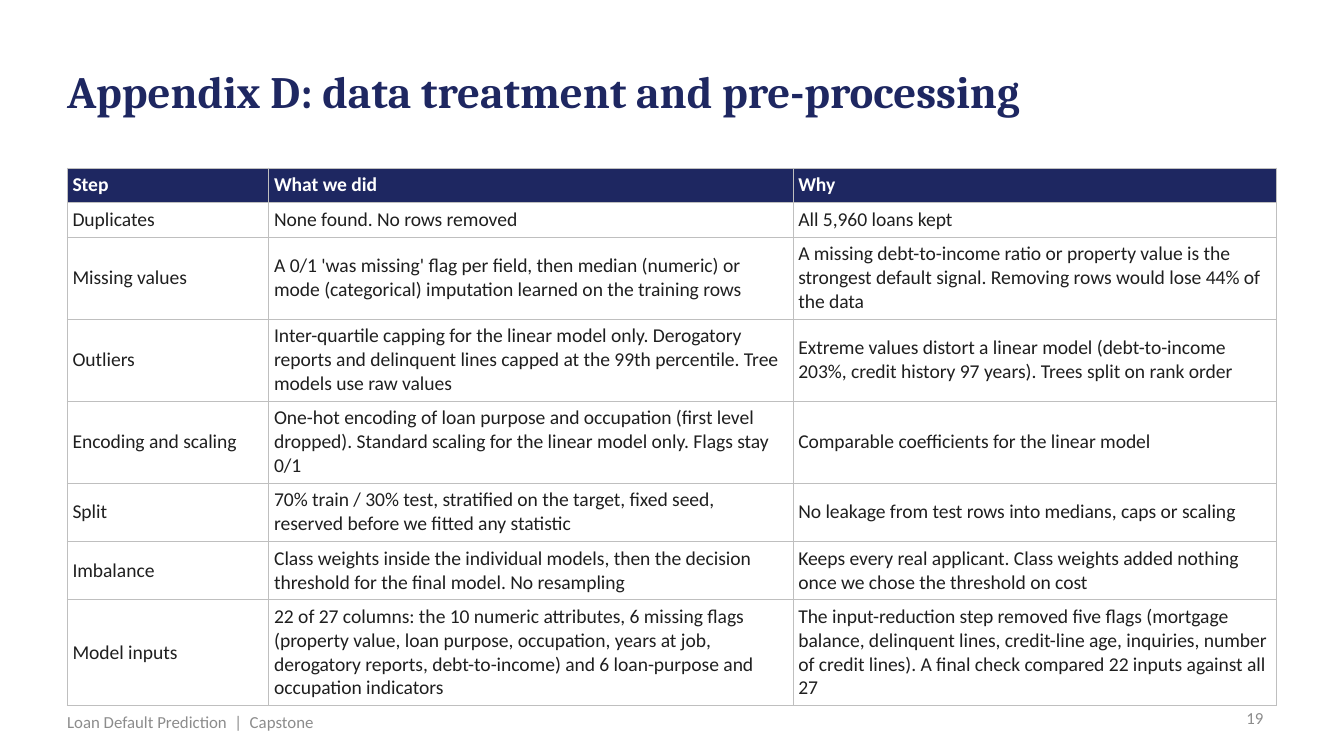
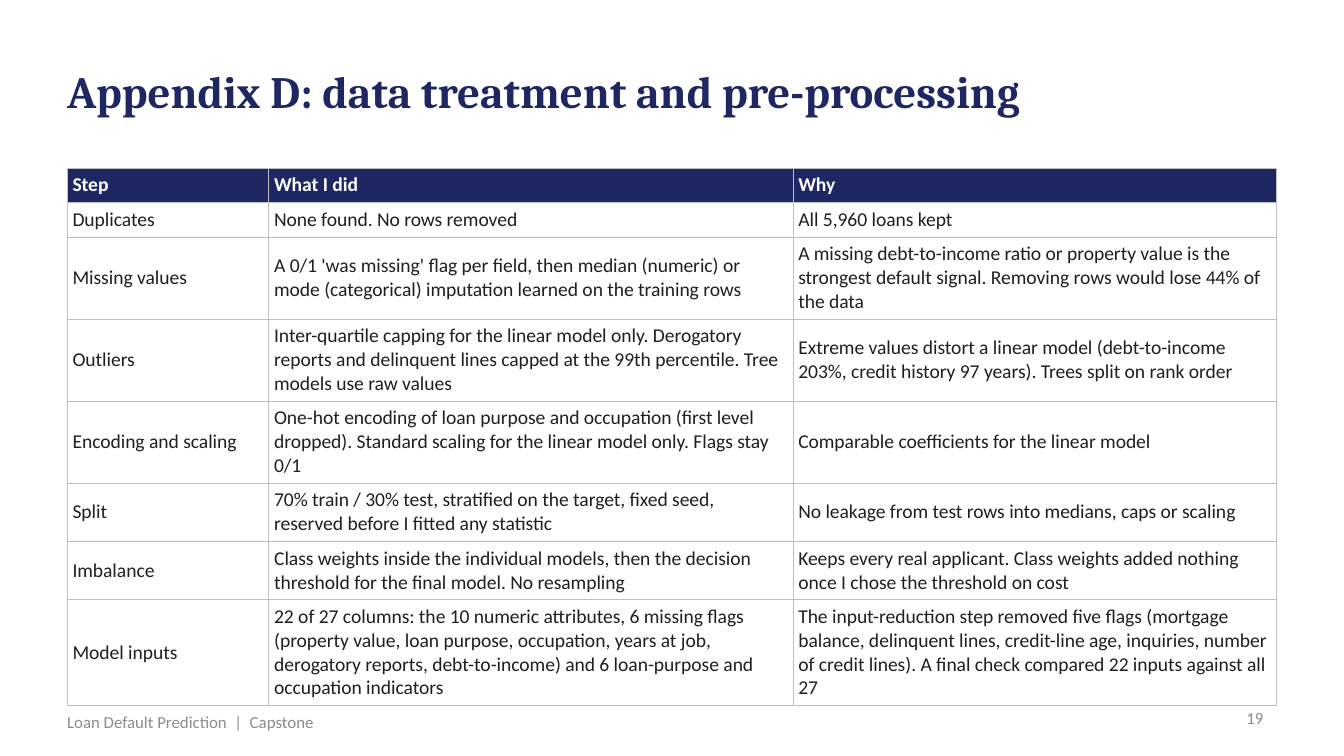
Before and after one commit to shubham1891/Personal-code, a slide deck: slide 19 of presentation/Loan_Default_Prediction_Presentation.pptx. Drawn at 1344x756 pixels with LibreOffice and Linux fonts; fonts in the diff are those of the drawing. Boxes give left, top, right and bottom in pixels: in the first picture for what was removed or moved away, otherwise in the second. Text is boxed around its words. In the diff, an @@ line names an element or a change of style, - is before the commit and + after.

```diff
--- a/presentation/Loan_Default_Prediction_Presentation.pptx
+++ b/presentation/Loan_Default_Prediction_Presentation.pptx
@@ table at [67,168,1277,701] @@
-row 1, column 2: What we did
+row 1, column 2: What I did
-row 6, column 2: 70% train / 30% test, stratified on the target, fixed seed, reserved before we fitted any statistic
+row 6, column 2: 70% train / 30% test, stratified on the target, fixed seed, reserved before I fitted any statistic
-row 7, column 3: Keeps every real applicant. Class weights added nothing once we chose the threshold on cost
+row 7, column 3: Keeps every real applicant. Class weights added nothing once I chose the threshold on cost
```
Also in this commit, not shown: 9 other slides changed, 7 other files.
